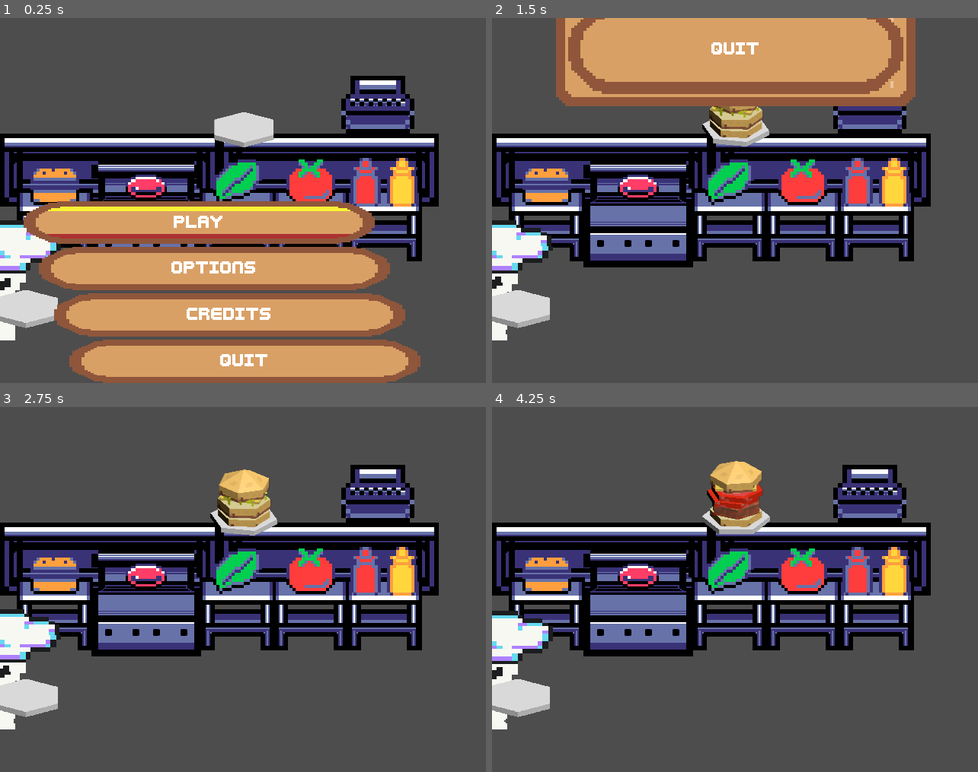
Above: before the commit, frames 1-4 (two rows, left to right).
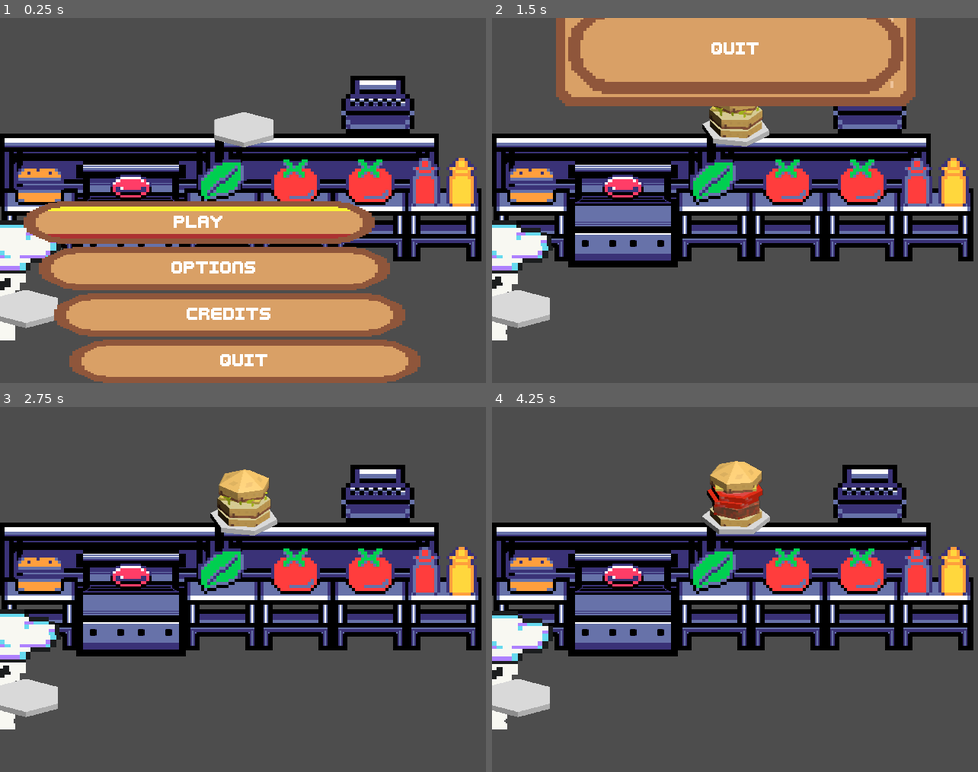
Above: after the commit, the same moments.

Repository: LettucePie/burgert
Game: Godot game, scene res://scenes/play.tscn
The game is run twice, just before and just after one commit, with the same random seed, the same clock (stepped at 60 frames per second) and the same inputs.
Inputs:
- Up to frame 1 (0.25 s): no input
- Up to frame 2 (1.5 s): click "Play" at 0.5 s; tap Enter (menu) at 1.25 s; hold Right (right) from 1.28 s (still down); tap Z (confirm) at 1.35 s
- Up to frame 3 (2.75 s): release Right (right) at 2.03 s; hold Left (left) from 2.03 s (still down); tap Z (confirm) at 2.1 s
- Up to frame 4 (4.25 s): release Left (left) at 2.78 s; hold Right (right) 2.78-3.5 s; tap Z (confirm) at 2.85 s; click "Play" at 3.5 s

The runs differ from the first frame. In frame 1, 8.6% of the frame differs, in the area x 0-100%, y 38-67%; in frame 2, 12%; in frame 3, 12%; in frame 4, 12%, in the area x 0-100%, y 38-69%.

Commit message:
add special button inputs

Diff:
--- a/project.godot
+++ b/project.godot
@@ -43,6 +43,18 @@
 , Object(InputEventJoypadButton,"resource_local_to_scene":false,"resource_name":"","device":-1,"button_index":1,"pressure":0.0,"pressed":false,"script":null)
 ]
 }
+special1={
+"deadzone": 0.5,
+"events": [Object(InputEventKey,"resource_local_to_scene":false,"resource_name":"","device":-1,"window_id":0,"alt_pressed":false,"shift_pressed":false,"ctrl_pressed":false,"meta_pressed":false,"pressed":false,"keycode":0,"physical_keycode":67,"key_label":0,"unicode":99,"echo":false,"script":null)
+, Object(InputEventJoypadButton,"resource_local_to_scene":false,"resource_name":"","device":-1,"button_index":2,"pressure":0.0,"pressed":false,"script":null)
+]
+}
+special2={
+"deadzone": 0.5,
+"events": [Object(InputEventKey,"resource_local_to_scene":false,"resource_name":"","device":-1,"window_id":0,"alt_pressed":false,"shift_pressed":false,"ctrl_pressed":false,"meta_pressed":false,"pressed":false,"keycode":0,"physical_keycode":86,"key_label":0,"unicode":118,"echo":false,"script":null)
+, Object(InputEventJoypadButton,"resource_local_to_scene":false,"resource_name":"","device":-1,"button_index":3,"pressure":0.0,"pressed":false,"script":null)
+]
+}
 menu={
 "deadzone": 0.5,
 "events": [Object(InputEventKey,"resource_local_to_scene":false,"resource_name":"","device":-1,"window_id":0,"alt_press …(182 unchanged characters)…
--- a/scenes/game/chef.gd
+++ b/scenes/game/chef.gd
@@ -25,7 +25,7 @@
 	var target = null
 	if stations.size() > 0:
 		for s in stations:
-			var dist = abs(self.position.x - s.position.x)
+			var dist = abs(self.position.x - s.global_position.x)
 			if dist < smallest:
 				target = s
 				smallest = dist
--- a/scenes/game/kitchen_a.tscn
+++ b/scenes/game/kitchen_a.tscn
@@ -43,7 +43,7 @@
 texture = ExtResource("2_hv2ir")
 
 [node name="background_2" type="Node2D" parent="."]
-position = Vector2(0, -32)
+position = Vector2(-20, -32)
 
 [node name="workstation_bun" type="Area2D" parent="background_2" groups=["Workstation"]]
 position = Vector2(72, 304)
@@ -117,8 +117,26 @@
 scale = Vector2(2, 2)
 texture = ExtResource("8_quo1k")
 
+[node name="workstation_cheese" type="Area2D" parent="background_2" groups=["Workstation"]]
+position = Vector2(506, 304)
+scale = Vector2(2, 2)
+script = ExtResource("3_ualts")
+ingredient = "Cheese"
+
+[node name="CollisionShape2D" type="CollisionShape2D" parent="background_2/workstation_cheese"]
+position = Vector2(0, 20)
+shape = SubResource("RectangleShape2D_dt4bo")
+
+[node name="sprite" type="Sprite2D" parent="background_2/workstation_cheese"]
+texture = ExtResource("2_gi7bb")
+
+[node name="ingredient_sprite" type="Sprite2D" parent="background_2/workstation_cheese/sprite"]
+position = Vector2(0, -28)
+scale = Vector2(2, 2)
+texture = ExtResource("8_quo1k")
+
 [node name="workstation_ketchup" type="Area2D" parent="background_2" groups=["Workstation"]]
-position = Vector2(480, 304)
+position = Vector2(578, 304)
 scale = Vector2(2, 2)
 script = ExtResource("3_ualts")
 ingredient = "Ketchup"
@@ -137,7 +155,7 @@
 texture = ExtResource("10_ruk21")
 
 [node name="workstation_mustard" type="Area2D" parent="background_2" groups=["Workstation"]]
-position = Vector2(528, 304)
+position = Vector2(626, 304)
 scale = Vector2(2, 2)
 script = ExtResource("3_ualts")
 ingredient = "Mustard"
Binary file added: assets/sprites/ui/order-scribble.aseprite
Binary file added: assets/sprites/ui/order-scribble.png
Not shown, added: assets/sprites/ui/order-scribble.png.import
